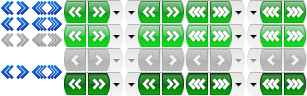
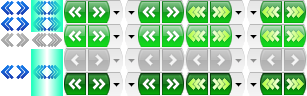
Layered file, before and after one edit (w=307, h=96). Changes by layer:
added layer "新規レイヤー#3" above "新規レイヤー#1" over 188, 6, 304, 90
added layer "新規レイヤー#1" (color) above "貼り付けられたレイヤー#2" over 31, 0, 63, 96
